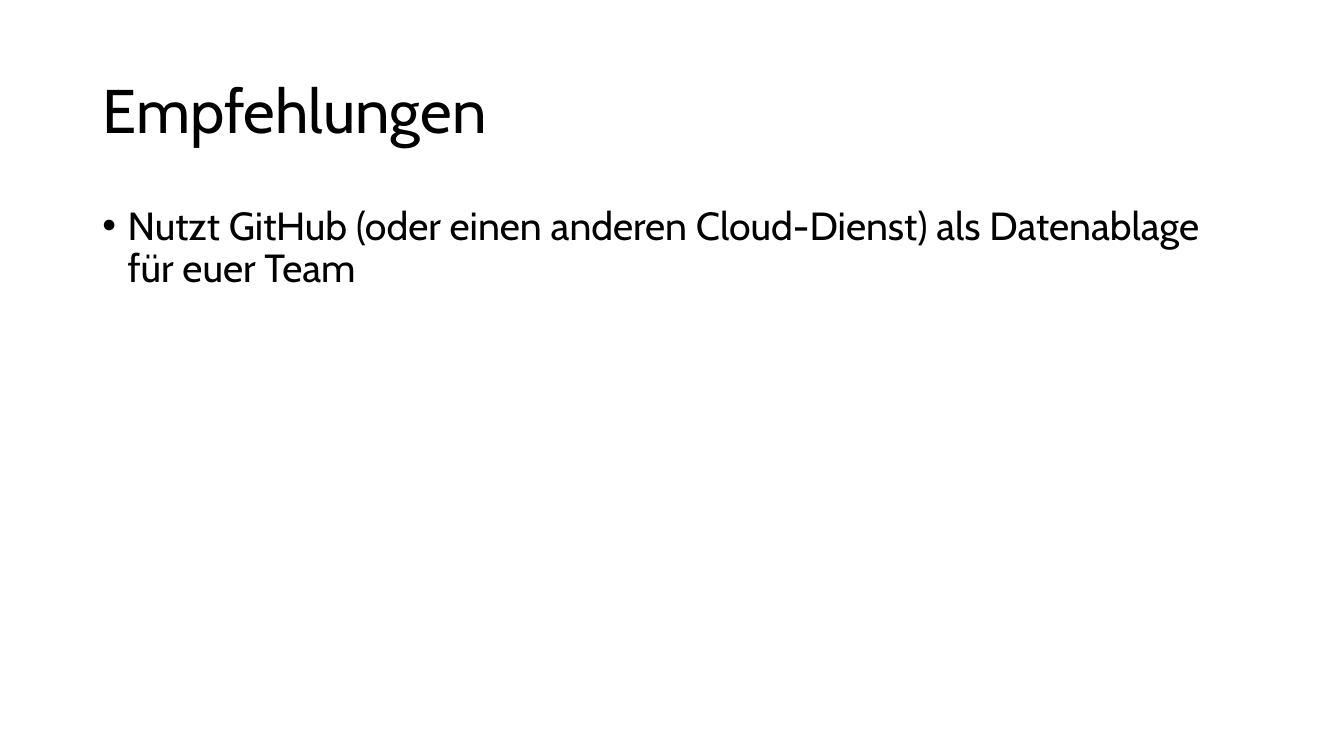
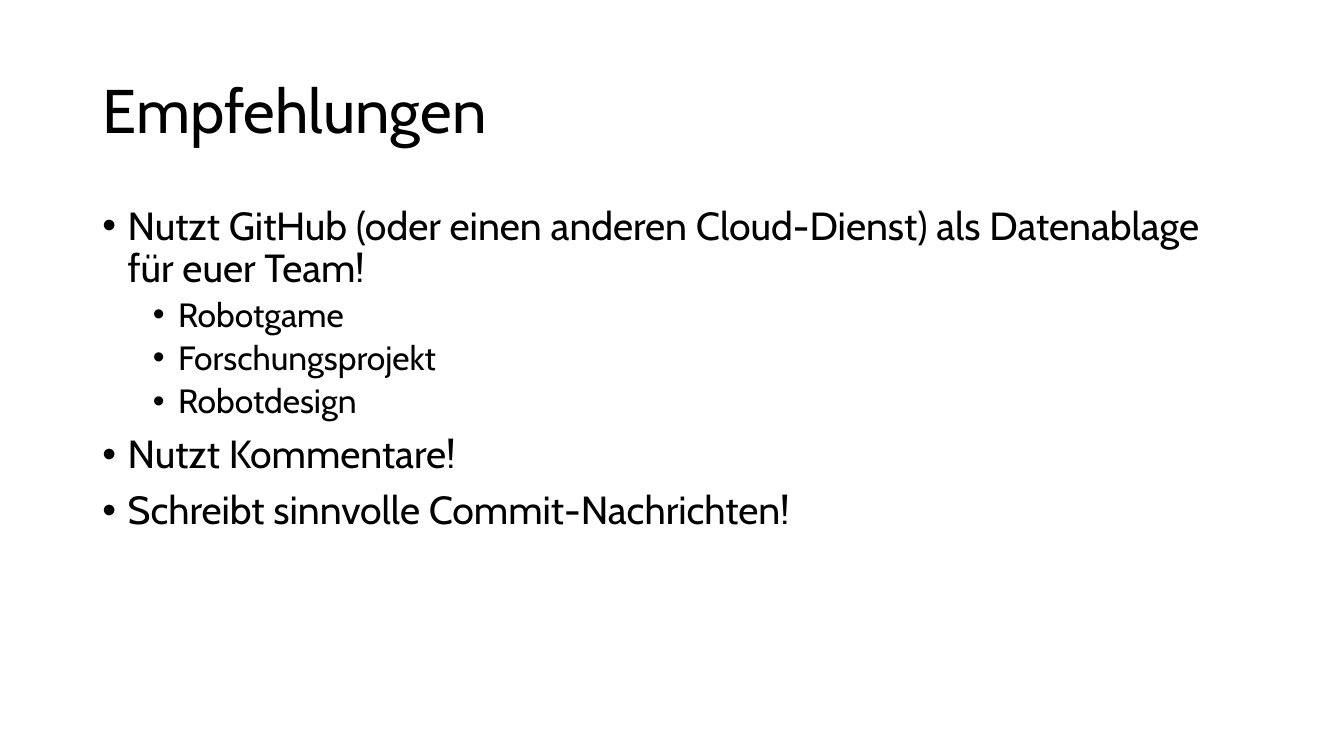
Before and after one commit to Mac-Lego-RMS/HoT_Meetup_2024, a slide deck: slide 31 of HoT-Meetup_2024_Pybricks.pptx (slide 32 before the commit). Drawn at 1344x756 pixels with LibreOffice and Linux fonts; fonts in the diff are those of the drawing. Boxes give left, top, right and bottom in pixels: in the first picture for what was removed or moved away, otherwise in the second. Text is boxed around its words. In the diff, an @@ line names an element or a change of style, - is before the commit and + after.

```diff
--- a/HoT-Meetup_2024_Pybricks.pptx
+++ b/HoT-Meetup_2024_Pybricks.pptx
@@ text at [128, 210, 1199, 525]: text changed @@
-• Nutzt GitHub (oder einen anderen Cloud-Dienst) als Datenablage für euer Team
+• Nutzt GitHub (oder einen anderen Cloud-Dienst) als Datenablage für euer Team!
+  • Robotgame
+  • Forschungsprojekt
+  • Robotdesign
+• Nutzt Kommentare!
+• Schreibt sinnvolle Commit-Nachrichten!
```
Also in this commit, not shown: 8 other slides changed, 2 slides added, 3 slides removed.
